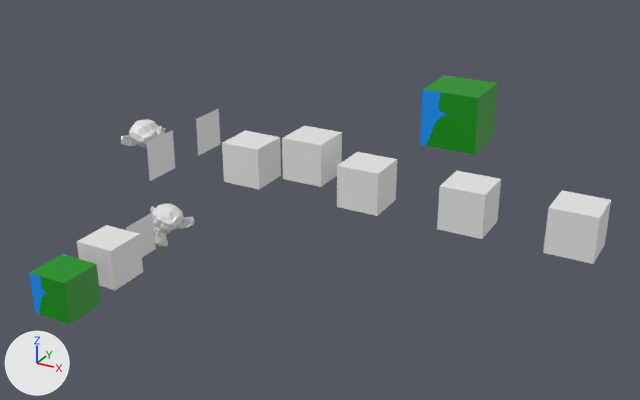
What one commit did to the glTF model map.glb.
The view is the same before and after, from a camera (50 mm lens) standing at (26.2, -31.6, 15.6) and looking at (8.0, 1.3, -0.9). Lighting does not change. The marker at lower left points along +X, +Y and +Z. Where no turn or scale is listed for an object, it has been applied to the vertices.
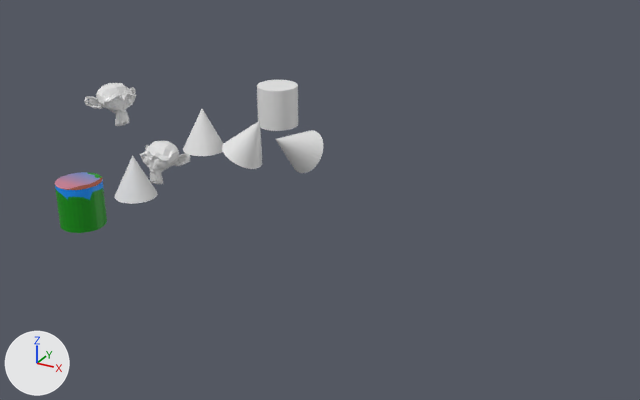
What the commit changed:
Mesh me_cylinder_001 is new.
It is a 32-sided cylinder along z spanning x -1.0..1.0, y -1.0..1.0, z -1.0..1.0.
Mesh me_cylinder is new.
It is a 32-sided cylinder along z spanning x -1.0..1.0, y -1.0..1.0, z -1.0..1.0.
It uses material mat_material_001 (picture img_happy_tree).
Mesh me_cone_003 is new.
It has 33 vertices, 62 faces and spans x -0.61..1.27, y -0.8..1.4, z -1.36..0.5.
Mesh me_cone_002 is new.
It has 33 vertices, 62 faces and spans x -1.35..0.46, y -1.07..0.93, z -1.35..0.89.
Mesh me_cone_001 is new.
It is a 32-sided cone pointing to +z spanning x -1.0..1.0, y -1.0..1.0, z -1.0..1.0.
Object 'Plane' (ob_plane) is deleted.
Object 'Plane.001' (ob_plane_001) is deleted.
Object 'Plane.002' (ob_plane_002) is deleted.
Object 'Suzanne' (ob_suzanne) moves from (0.0, 0.0, -3.36) to (0.0, 0.0, 0.0).
Object 'Suzanne.001' (ob_suzanne_001) moves from (-2.41, 1.83, 0.15) to (-2.59, 0.0, 2.54).
Object 'Suzanne.001' (ob_suzanne_001) turns from (0, 0, 90) to (0, 0, 68) degrees about x, y and z.
Object 'Cube' (ob_cube) is deleted.
Object 'TexturedCube' (ob_texturedcube) is deleted.
Object 'Cube.001' (ob_cube_001) is deleted.
Object 'Cube.002' (ob_cube_002) is deleted.
Object 'Cube.003' (ob_cube_003) is deleted.
Object 'Cube.004' (ob_cube_004) is deleted.
Object 'Cube.005' (ob_cube_005) is deleted.
Object 'TexturedCube.001' (ob_texturedcube_001) is deleted.
Object 'Cylinder.001' (ob_cylinder_001) is new; it shows me_cylinder_001.
Its location is (4.12, 4.14, 2.34).
Object 'Cylinder' (ob_cylinder) is new; it shows me_cylinder.
Its location is (0.0, -5.61, 0.0).
Object 'Cone.003' (ob_cone_003) is new; it shows me_cone_003.
Its location is (7.27, 0.12, 2.07).
Object 'Cone.002' (ob_cone_002) is new; it shows me_cone_002.
Its location is (5.15, 0.12, 2.07).
Object 'Cone.001' (ob_cone_001) is new; it shows me_cone_001.
Its location is (2.5, 0.12, 2.07).
Object 'Cone' (ob_cone) is new; it shows a copy of me_cone_001.
Its location is (0.0, -2.05, 0.0).

Changed parts and their boxes [x1, y1, x2, y2] in the pictures (640 x 400 px):
'TexturedCube.001', deleted (green): before [420, 76, 498, 154]
'Cube.005', deleted: before [543, 190, 611, 264]
'TexturedCube', deleted (green): before [29, 254, 101, 325]
'Cube.003', deleted: before [437, 171, 501, 239]
'Cube.004', deleted: before [337, 152, 397, 216]
'Cube.002', deleted: before [282, 126, 342, 187]
'Cube', deleted: before [77, 225, 143, 290]
'Cube.001', deleted: before [222, 130, 281, 190]
'Cylinder', added (green): after [55, 172, 107, 233]
'Suzanne', moved: before [150, 204, 194, 246]; after [140, 141, 190, 184]
'Suzanne.001', moved, turned: before [121, 119, 166, 148]; after [84, 83, 137, 126]
'Cylinder.001', added: after [257, 80, 298, 131]
'Cone.003', added: after [276, 130, 323, 173]
'Cone.002', added: after [222, 121, 262, 169]
'Cone', added: after [115, 156, 158, 204]
'Cone.001', added: after [183, 109, 223, 156]
'Plane.001', deleted: before [147, 130, 175, 181]
'Plane.002', deleted: before [196, 108, 220, 156]
'Plane', deleted: before [126, 212, 156, 257]
